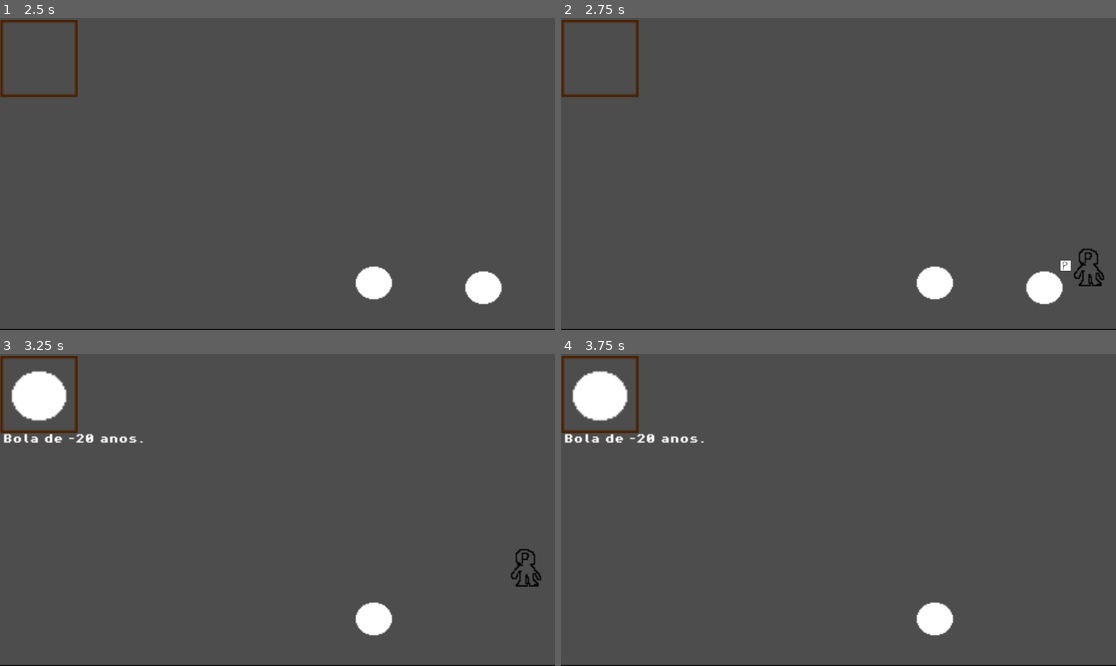
Above: before the commit, frames 1-4 (two rows, left to right).
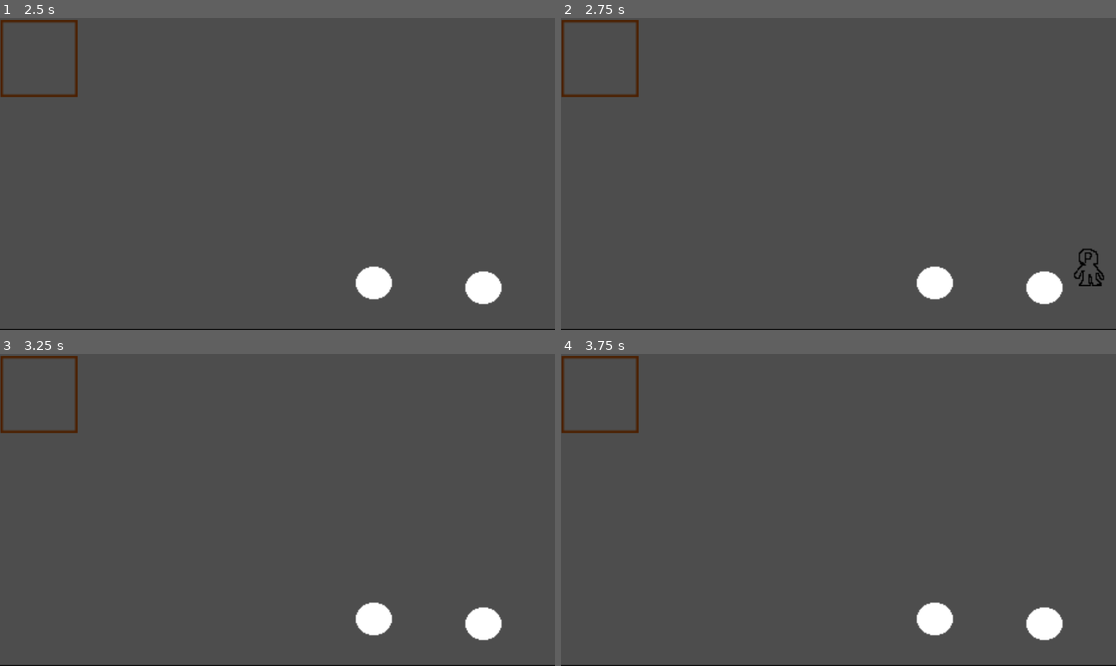
Above: after the commit, the same moments.

Repository: DanielKuhnDeAraujo/OutOfTime
Game: Godot game, scene res://secenes/jogo.tscn
Same seed, same stepped clock (60 frames per second), same inputs: the game is played once before the commit and once after it. The engine's default icon, where the game draws it, is replaced by a stand-in: a white triangle on a blue panel in a dark square.
Inputs:
- Up to frame 1 (2.5 s): tap Enter (ui_accept) at 0.5, 0.77, 1.52, 2 s; hold X (instanciar) 0.53-1.28 s; hold Right (ui_right) 0.53-2.03 s; tap C (passado) at 0.8, 1.35 s; tap Z (pegar) at 1.55 s; hold Left (ui_left) from 2.03 s (still down); hold Z (pegar) from 2.03 s (still down); tap E (interagir, bound only after the commit) at 2.3 s
- Up to frame 2 (2.75 s): keep holding Left (ui_left); keep holding Z (pegar)
- Up to frame 3 (3.25 s): release Left (ui_left) at 2.78 s; release Z (pegar) at 2.78 s; hold Right (ui_right) from 2.78 s (still down); tap E (interagir, bound only after the commit) at 2.85 s; tap Enter (ui_accept) at 3.02 s; tap X (instanciar) at 3.05 s
- Up to frame 4 (3.75 s): keep holding Right (ui_right); tap V (futuro) at 3.6 s

Frame 1 is identical in both runs. In frame 2, less than 0.1% of the frame differs, in the area x 89-92%, y 77-82%; in frame 3, 2.4%, in the area x 0-98%, y 5-92%; in frame 4, 2.2%.

Commit message:
prontinho

Diff:
--- a/project.godot
+++ b/project.godot
@@ -37,6 +37,11 @@
 "events": [Object(InputEventKey,"resource_local_to_scene":false,"resource_name":"","device":-1,"window_id":0,"alt_press …(192 unchanged characters)…
 ]
 }
+interagir={
+"deadzone": 0.2,
+"events": [Object(InputEventKey,"resource_local_to_scene":false,"resource_name":"","device":-1,"window_id":0,"alt_pressed":false,"shift_pressed":false,"ctrl_pressed":false,"meta_pressed":false,"pressed":false,"keycode":0,"physical_keycode":69,"key_label":0,"unicode":101,"location":0,"echo":false,"script":null)
+]
+}
 
 [layer_names]
 
--- a/scripts/jogo.gd
+++ b/scripts/jogo.gd
@@ -30,3 +30,6 @@
 		if i.has_method("passado") :
 			i.passado()
 			viajantes+=1
+@warning_ignore("unused_parameter")
+func finale(cena ,idade, nome ,sprite) :
+	pass
--- a/scripts/player.gd
+++ b/scripts/player.gd
@@ -46,9 +46,11 @@
 			velocity.x = SPEED
 
 		move_and_slide()
-		if Input.is_action_pressed("pegar") and not guardado :
+		if Input.is_action_just_pressed("pegar") and not guardado :
 			pegar()
-		if Input.is_action_pressed("instanciar") and guardado :
+		if Input.is_action_just_pressed("interagir") and guardado :
+			pegar()
+		if Input.is_action_just_pressed("instanciar") and guardado :
 			instanciar()
 		if Input.is_action_just_pressed("futuro") :
 			get_parent().futuro()
@@ -61,11 +63,12 @@
 	area_2d.monitoring = true
 	animated_sprite_2d_2.visible = true
 
-
 func _on_pegar_timer_timeout() -> void:
 	area_2d.monitoring = false
 	animated_sprite_2d_2.visible = false
 func _on_area_2d_body_entered(body: Node2D) -> void:
+	if body.has_method("interagir") and guardado:
+		body.interagir(ItemGuardadoCena,ItemGuardadoIdade,ItemGuardadoNome,ItemGuardadoSprite)
 	if body.pegavel && not guardado :
 		ItemGuardadoCena = body.Cena
 		ItemGuardadoIdade = body.Idade
@@ -75,6 +78,7 @@
 		SpriteInventario.texture = ItemGuardadoSprite
 		label.text = ItemGuardadoNome
 		guardado= true
+		get_parent().finale(ItemGuardadoCena,ItemGuardadoIdade,ItemGuardadoNome,ItemGuardadoSprite)
 func instanciar() :
 	var obejto = load(ItemGuardadoCena).instantiate()
 	obejto.global_position = global_position
--- a/secenes/quadrado.gd
+++ b/secenes/quadrado.gd
@@ -41,3 +41,6 @@
 # Called every frame. 'delta' is the elapsed time since the previous frame.
 func _process(delta: float) -> void:
 	pass
+@warning_ignore("unused_parameter")
+func interagir(cena ,idade, nome ,sprite) :
+	print("interação" )
